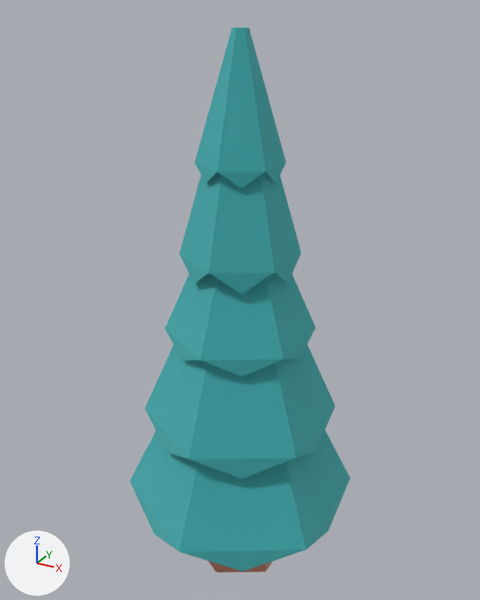
The glTF model public/models/nf2/nature/tree_pineRoundC.glb as it was, and as the next commit left it.
Before and after are seen from a 50 mm lens placed at (0.652, -1.187, 1.237), pointed at (-0.013, 0.021, 0.632). Every picture has the same lights, and +X, +Y and +Z are marked at lower left. The picture after the commit comes second. Where no turn or scale is listed for an object, it has been applied to the vertices.

Objects in the first picture: 'tree_pineRoundC'.
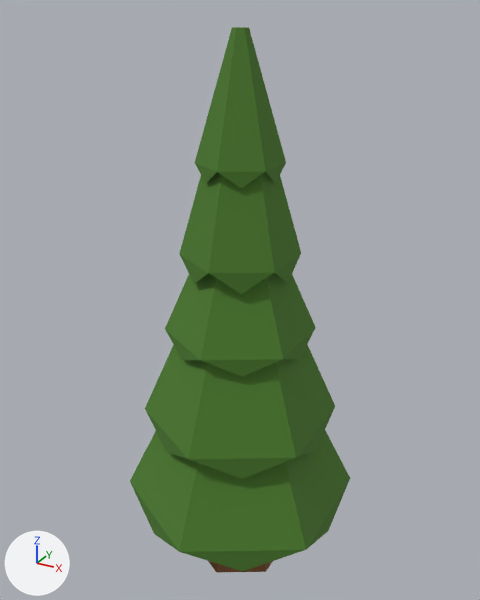
Location of each change, [x1, y1, x2, y2] in pixels of the pictures (480 x 600 px):
'tree_pineRoundC', recoloured, surface changed (cyan to dark green)
    both: [130, 27, 350, 573]

Patch to the scene script:
```diff
--- a/public/models/nf2/nature/tree_pineRoundC.glb.py
+++ b/public/models/nf2/nature/tree_pineRoundC.glb.py
@@ mat_leafsdark @@
 mat_leafsdark = principled_material('leafsDark')
-mat_leafsdark.base_color = (0.169, 0.651, 0.667)  # cyan #72d3d5
-mat_leafsdark.metallic = 1.0
+mat_leafsdark.base_color = (0.0685, 0.195, 0.0222)  # dark green #4a7a29
 mat_leafsdark.roughness = 1.0
@@ ob_tmpparent @@
-ob_tmpparent = bpy.data.objects.new('tmpParent', None)
-ob_tmpparent.location = (0.0, 0.0, 0.0)
```
